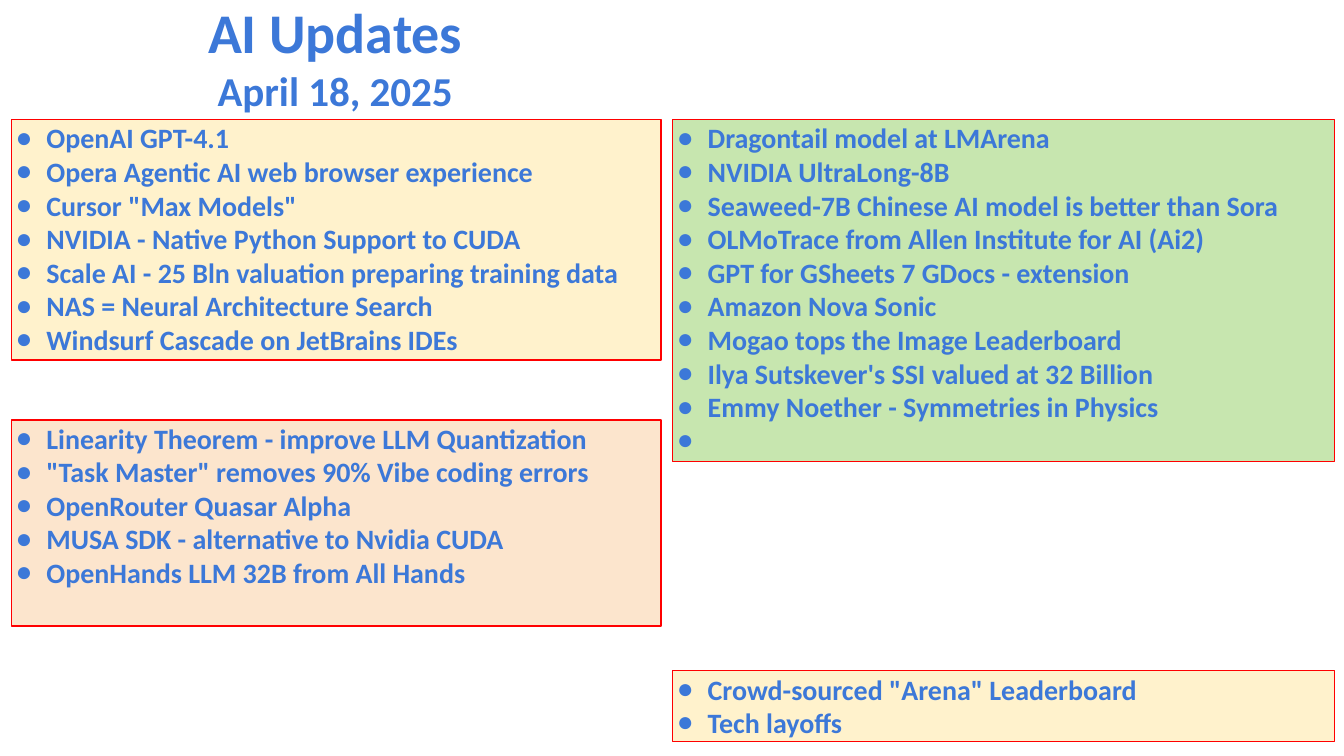
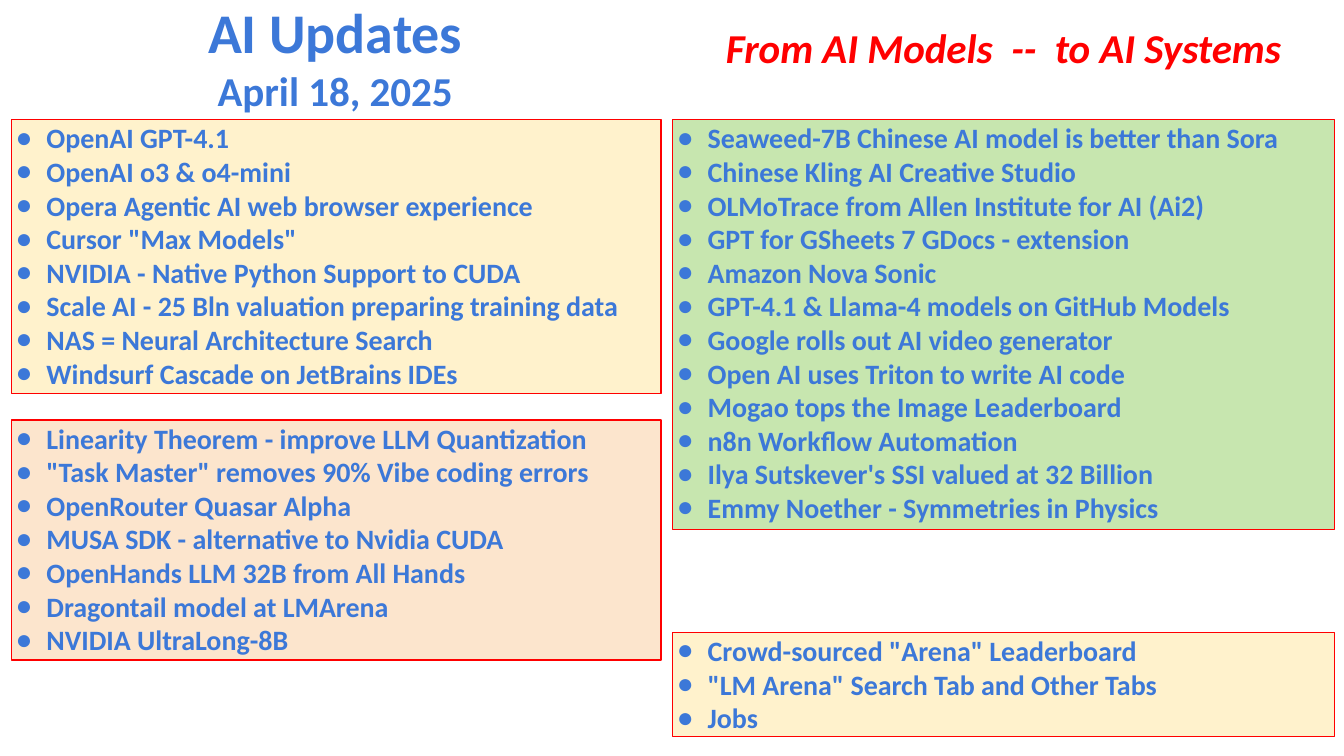
Before and after one commit to lselector/seminar, a slide deck: slide 1 of 2025/2025-04-18-AI-Updates.pptx. Drawn at 1344x756 pixels with LibreOffice and Linux fonts; fonts in the diff are those of the drawing. Boxes give left, top, right and bottom in pixels: in the first picture for what was removed or moved away, otherwise in the second. Text is boxed around its words. In the diff, an @@ line names an element or a change of style, - is before the commit and + after.

```diff
--- a/2025/2025-04-18-AI-Updates.pptx
+++ b/2025/2025-04-18-AI-Updates.pptx
@@ text added at [726, 34, 1280, 70], 22 pt, text #FF0000, bold, italic @@
+From AI Models -- to AI Systems
@@ rectangle "OpenAI GPT-4.1": place and size @@
-rectangle "OpenAI GPT-4.1" at [12, 120, 661, 360]
+rectangle "OpenAI GPT-4.1" at [12, 120, 661, 394]
@@ rectangle "Seaweed-7B Chinese AI model is ...": place and size @@
-rectangle "Seaweed-7B Chinese AI model is ..." at [673, 120, 1335, 462]
+rectangle "Seaweed-7B Chinese AI model is ..." at [673, 120, 1335, 530]
@@ text in rectangle at [708, 128, 1050, 187]: paragraphs removed @@
-● Dragontail model at LMArena
-● NVIDIA UltraLong-8B
@@ text in rectangle at [46, 162, 291, 187]: paragraph added @@
+● OpenAI o3 & o4-mini
@@ text in rectangle at [708, 162, 1076, 187]: paragraph added @@
+● Chinese Kling AI Creative Studio
@@ text in rectangle at [708, 296, 1230, 389]: paragraphs added @@
+● GPT-4.1 & Llama-4 models on GitHub Models
+● Google rolls out AI video generator
+● Open AI uses Triton to write AI code
@@ rectangle "Linearity Theorem - improve LLM ...": place and size @@
-rectangle "Linearity Theorem - improve LLM ..." at [12, 419, 661, 626]
+rectangle "Linearity Theorem - improve LLM ..." at [12, 419, 661, 660]
@@ text in rectangle at [708, 431, 1017, 451]: paragraph added @@
+● n8n Workflow Automation
@@ text in rectangle at [46, 597, 389, 655]: paragraphs added @@
+● Dragontail model at LMArena
+● NVIDIA UltraLong-8B
@@ rectangle "Crowd-sourced "Arena" Leaderboard": place and size @@
-rectangle "Crowd-sourced "Arena" Leaderboard" at [673, 671, 1335, 742]
+rectangle "Crowd-sourced "Arena" Leaderboard" at [673, 632, 1335, 737]
@@ text in rectangle at [708, 675, 1157, 728]: text changed @@
-● Tech layoffs
+● "LM Arena" Search Tab and Other Tabs
+● Jobs
```
Also in this commit, not shown: 4 other slides changed, 7 slides added, 2 slides removed.
